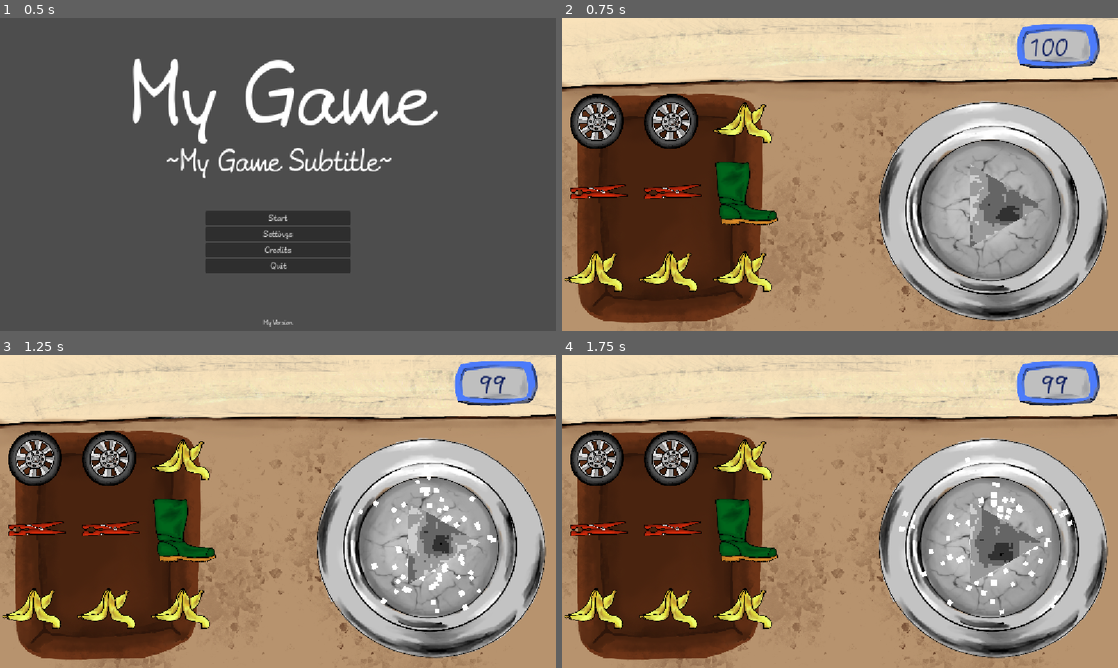
Above: before the commit, frames 1-4 (two rows, left to right).
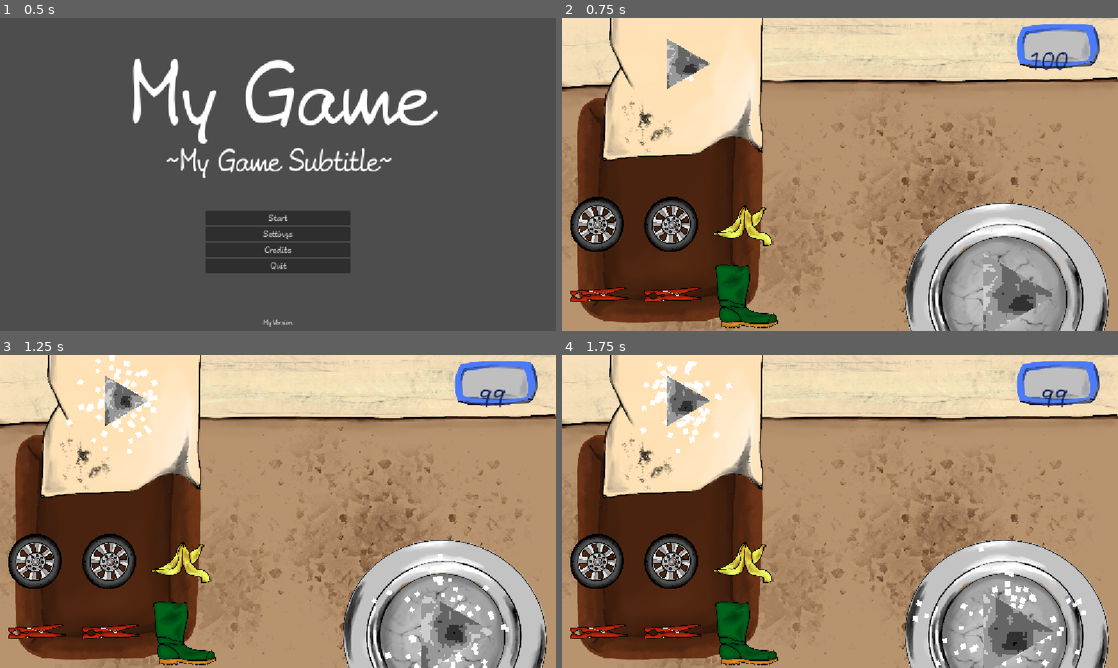
Above: after the commit, the same moments.

Repository: KIT-GameJam/Firework-Craft
Game: Godot game, scene res://gamemanager/gamemanager.tscn
Two runs of this game, one before a commit and one after it. Both use one fixed random seed, a clock stepped at 60 frames per second and the inputs below.
Inputs (mouse positions are in pixels of both pictures, inside the frame that each line leads up to):
- Up to frame 1 (0.5 s): no input
- Up to frame 2 (0.75 s): click "Start" at 0.5 s
- Up to frame 3 (1.25 s): no input
- Up to frame 4 (1.75 s): tap Enter at 1.25 s; move the mouse to (600, 455) at 1.27 s; hold D (move_right) from 1.28 s (still down); click (600, 455) at 1.42 s

Frame 1 is identical in both runs. In frame 2, 40% of the frame differs, in the area x 0-99%, y 0-100%; in frame 3, 40%; in frame 4, 40%.

Commit message:
Add Requests to main level

Diff:
--- a/levels/main_level.gd
+++ b/levels/main_level.gd
@@ -1,38 +1,60 @@
 class_name Level
 extends Control
 
-signal day_over()
+signal day_over(info: Array[CustomerStats])
 
 # Taglänge in Sekunden
 @export var daylength: float = 10.0
 # Geduld von Kunden [0,1]
 @export var patience: float = 0.5
+@export var requests_amount: int = 3
 
 var customerdata: Array[CustomerStats] = []
 
 @export var ingredient_scenes: Array[PackedScene]
 @onready var ingredient_table: Node = $VBoxContainer/HBoxContainer2/IngredientTable
+
+var request_scene: PackedScene = load("res://entities/requests/request.tscn")
+
 func _ready() -> void:
 	print("Start Level")
 	Input.set_mouse_mode(Input.MOUSE_MODE_VISIBLE)
 	for i in range(9):
 		_add_ingredient()
 	%Timer.start(daylength)
+	_add_request()
 
 
 func _process(_delta: float) -> void:
 	%TimerLabel.text = str(snapped(%Timer.time_left,1))
 
+func _add_request() -> void:
+	if $VBoxContainer/HBoxContainer/Requests.get_children().size() < 5:
+		var request: Request = request_scene.instantiate()
+		request.tree_exited.connect(_request_complete)
+		$VBoxContainer/HBoxContainer/Requests.add_child.call_deferred(request)
+		get_tree().create_timer(max(daylength/requests_amount,0.5)).timeout.connect(_add_request)
+	else:
+		var stat = CustomerStats.new()
+		stat.satisfaction = 0
+		stat.wait_time = 100
+		customerdata.append(stat)
+func _request_complete():
+	var stat = CustomerStats.new()
+	stat.satisfaction = 10
+	stat.wait_time = 0
+	customerdata.append(stat)
+
+
 func _add_ingredient() -> void:
 	var ingredient: AbstractIngredient = ingredient_scenes.pick_random().instantiate()
 	ingredient.tree_exited.connect(_add_ingredient)
 	ingredient_table.add_child.call_deferred(ingredient)
-	print("add ", ingredient.get_class())
 
 func _day_over() -> void:
-	day_over.emit()
+	day_over.emit(customerdata)
 	queue_free()
 
 class CustomerStats:
-	var satisfaction: float
+	var satisfaction: int
 	var wait_time: float
